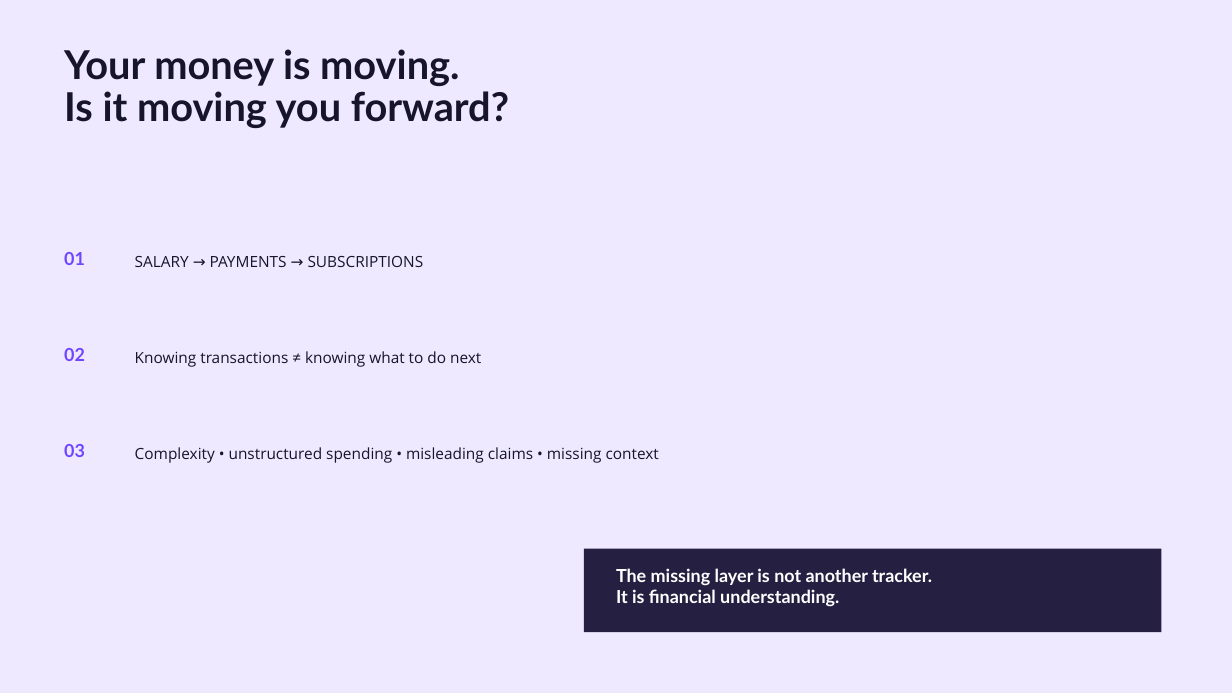
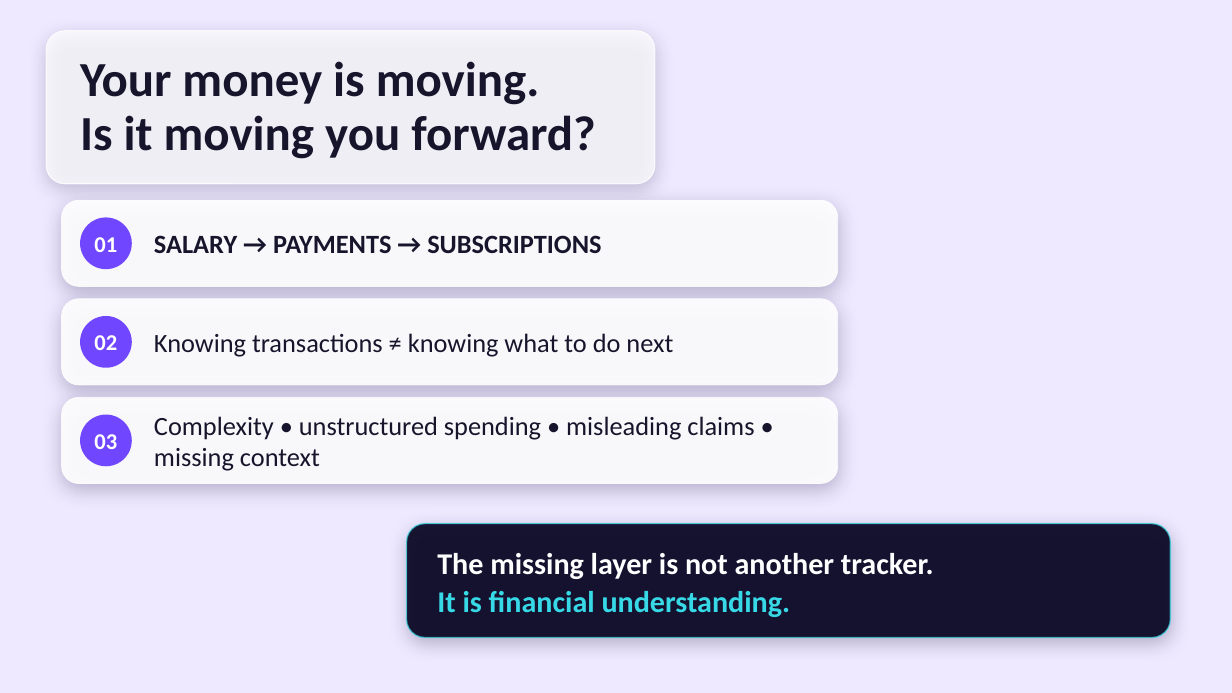
Before and after one commit to himanshichouhan25/finwise, a slide deck: slide 2 of image/FinWise AI Pitch Deck.pptx. Drawn at 1232x693 pixels with LibreOffice and Linux fonts; fonts in the diff are those of the drawing; background and template pictures are left out. Boxes give left, top, right and bottom in pixels: in the first picture for what was removed or moved away, otherwise in the second. Text is boxed around its words. In the diff, an @@ line names an element or a change of style, - is before the commit and + after.

```diff
--- a/image/FinWise AI Pitch Deck.pptx
+++ b/image/FinWise AI Pitch Deck.pptx
@@ rounded rectangle added at (x1=46, y1=31, x2=655, y2=184), fill #FFFFFF at 76% opacity, outline #FFFFFF 1.25 pt @@
@@ text "Your money is moving." moved from (x1=64, y1=49, x2=509, y2=128) to (x1=80, y1=61, x2=595, y2=159) @@
@@ text "Your money is moving." at (x1=80, y1=61, x2=595, y2=159): size 46.5 to 57.2 pt, font Lato to Calibri; line spacing 48.8pt to 0.92; vertical alignment top to middle @@
@@ rounded rectangle added at (x1=62, y1=200, x2=838, y2=286), fill #FFFFFF at 91% opacity, outline #FFFFFF 1 pt @@
@@ text "SALARY → PAYMENTS → SUBSCRIPTIONS" moved from (x1=135, y1=256, x2=424, y2=267) to (x1=154, y1=235, x2=601, y2=253) @@
@@ text "SALARY → PAYMENTS → SUBSCRIPTIONS" at (x1=154, y1=235, x2=601, y2=253): size 18 to 30.8 pt, font Open Sans to Calibri, bold on; line spacing 25.2pt to 1; vertical alignment top to middle @@
@@ size 21 to 26.4 pt, font Lato to Calibri, text colour #7047FF to #FFFFFF; alignment left to centre; line spacing 24.1pt to 1; vertical alignment top to middle in 3 elements at (x1=94, y1=434, x2=117, y2=449), (x1=94, y1=335, x2=117, y2=350), (x1=94, y1=237, x2=117, y2=252) @@
@@ text "01" moved from (x1=64, y1=252, x2=85, y2=265) to (x1=94, y1=237, x2=117, y2=252) @@
@@ ellipse added at (x1=80, y1=217, x2=132, y2=269), fill #7047FF @@
@@ rounded rectangle added at (x1=62, y1=299, x2=838, y2=385), fill #FFFFFF at 91% opacity, outline #FFFFFF 1 pt @@
@@ text "Knowing transactions ≠ knowing what ..." at (x1=154, y1=333, x2=673, y2=357): size 18 to 30.8 pt, font Open Sans to Calibri; line spacing 25.2pt to 1; vertical alignment top to middle @@
@@ text "Knowing transactions ≠ knowing what ..." moved from (x1=135, y1=351, x2=481, y2=367) to (x1=154, y1=333, x2=673, y2=357) @@
@@ text "02" moved from (x1=64, y1=348, x2=85, y2=361) to (x1=94, y1=335, x2=117, y2=350) @@
@@ ellipse added at (x1=80, y1=316, x2=132, y2=368), fill #7047FF @@
@@ rounded rectangle added at (x1=62, y1=397, x2=838, y2=484), fill #FFFFFF at 91% opacity, outline #FFFFFF 1 pt @@
@@ text "03" moved from (x1=64, y1=444, x2=85, y2=457) to (x1=94, y1=434, x2=117, y2=449) @@
@@ ellipse added at (x1=80, y1=415, x2=132, y2=466), fill #7047FF @@
@@ text "Complexity • unstructured spending • ..." moved from (x1=135, y1=447, x2=659, y2=463) to (x1=154, y1=416, x2=754, y2=471) @@
@@ text "Complexity • unstructured spending • ..." at (x1=154, y1=416, x2=754, y2=471): size 18 to 30.8 pt, font Open Sans to Calibri; line spacing 25.2pt to 1; vertical alignment top to middle @@
@@ rounded rectangle added at (x1=407, y1=524, x2=1170, y2=638), fill #0C0A26 at 95% opacity, outline #38D9E6 1.5 pt @@
@@ text "The missing layer is not ..." moved from (x1=616, y1=568, x2=932, y2=607) to (x1=437, y1=553, x2=934, y2=617) @@
@@ text "The missing layer is not ..." at (x1=437, y1=553, x2=934, y2=617): size 21 to 35.2 pt, font Lato to Calibri; text colour #FFFFFF to #38D9E6 in "It is financial understanding."; line spacing 24.1pt to 1.05; vertical alignment top to middle @@
@@ freeform shape removed at (x1=584, y1=549, x2=1162, y2=632) @@
```
Also in this commit, not shown: 10 other slides changed, 1 slide added, 1 slide removed, 18 other files.
